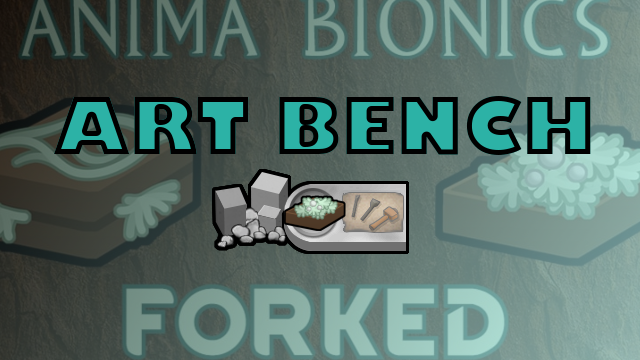
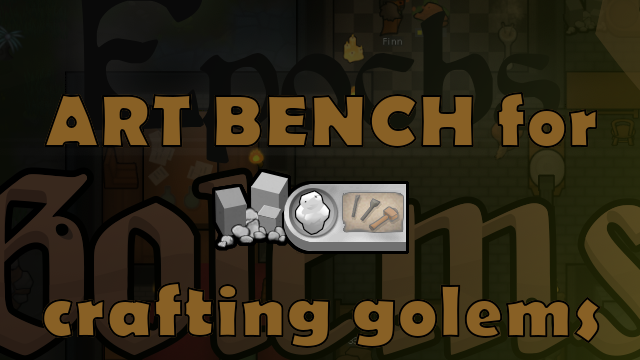
Two versions of the same layered image (640x360). Layer-by-layer changes:
hid "UnfinishedAnima.png" over [284, 194, 346, 232]
removed layer "ART BENCH" over [54, 96, 591, 155]
added layer "kopie Golem_south.png" above "ART BENCH for ..." over [294, 190, 331, 235]
added layer "ART BENCH for ..." above "Vložená vrstva #1" over [42, 92, 601, 348]
hid "Vložená vrstva" over [0, 0, 640, 360]
added layer "Preview.png #1" (36%) above "Preview.png" over [0, 0, 640, 360]
painted on "Preview.png" over [0, 0, 640, 360]